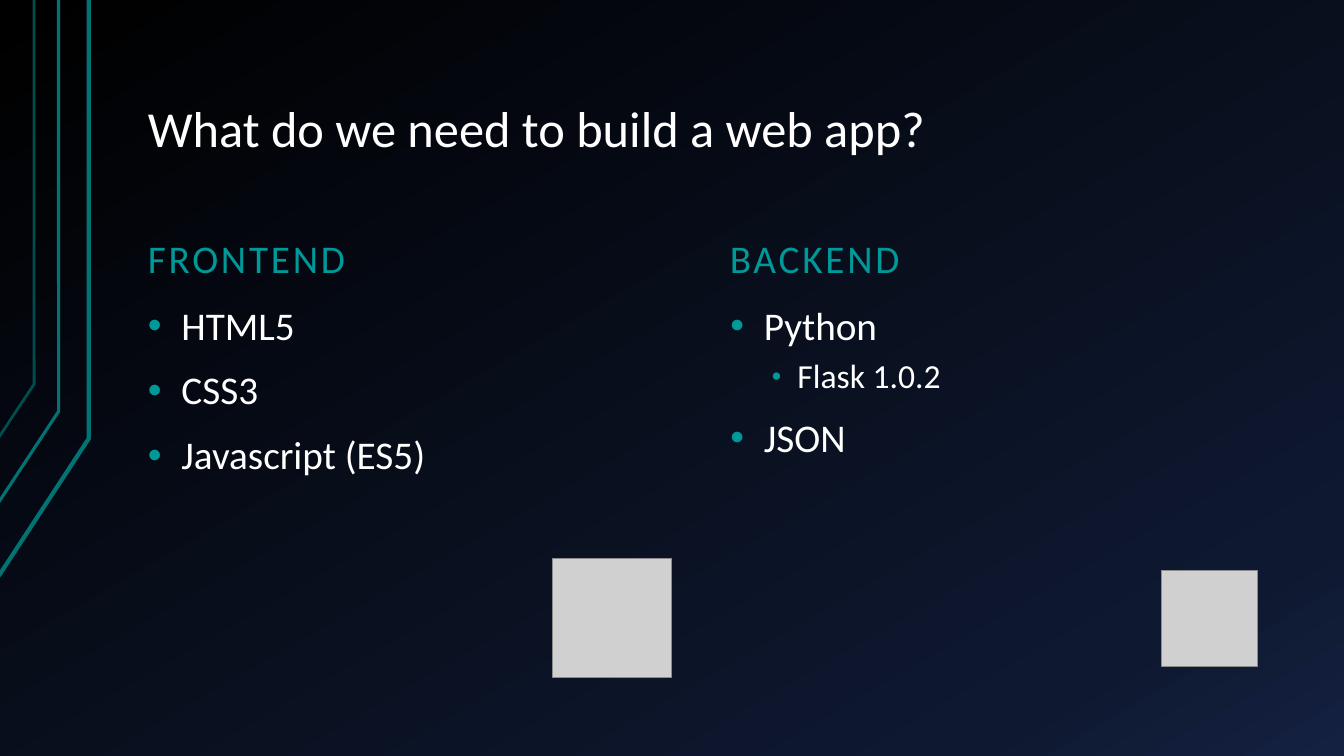
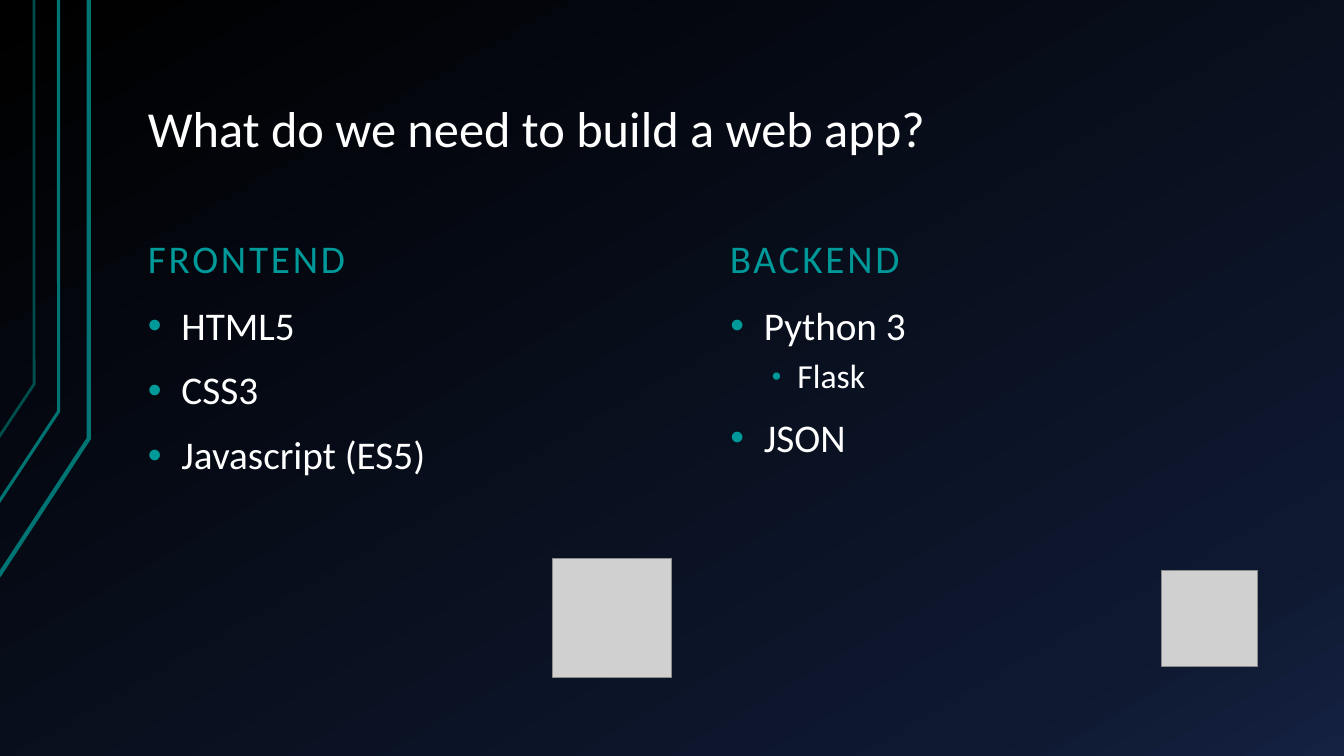
Before and after one commit to jonZlotnik/marihacks2019-python-flask, a slide deck: slide 8 of presentation/marihacks2019-presentation-withnotes.pptx (slide 7 before the commit). Drawn at 1344x756 pixels with LibreOffice and Linux fonts; fonts in the diff are those of the drawing; grey boxes stand for pictures. Boxes give left, top, right and bottom in pixels: in the first picture for what was removed or moved away, otherwise in the second. Text is boxed around its words. In the diff, an @@ line names an element or a change of style, - is before the commit and + after.

```diff
--- a/presentation/marihacks2019-presentation-withnotes.pptx
+++ b/presentation/marihacks2019-presentation-withnotes.pptx
@@ text at (764,312,906,389): text changed; size 24 to 28 pt @@
-• Python
-  • Flask 1.0.2
+• Python 3
+  • Flask
```
Also in this commit, not shown: 5 other slides changed, 1 slide added, 19 other files.
